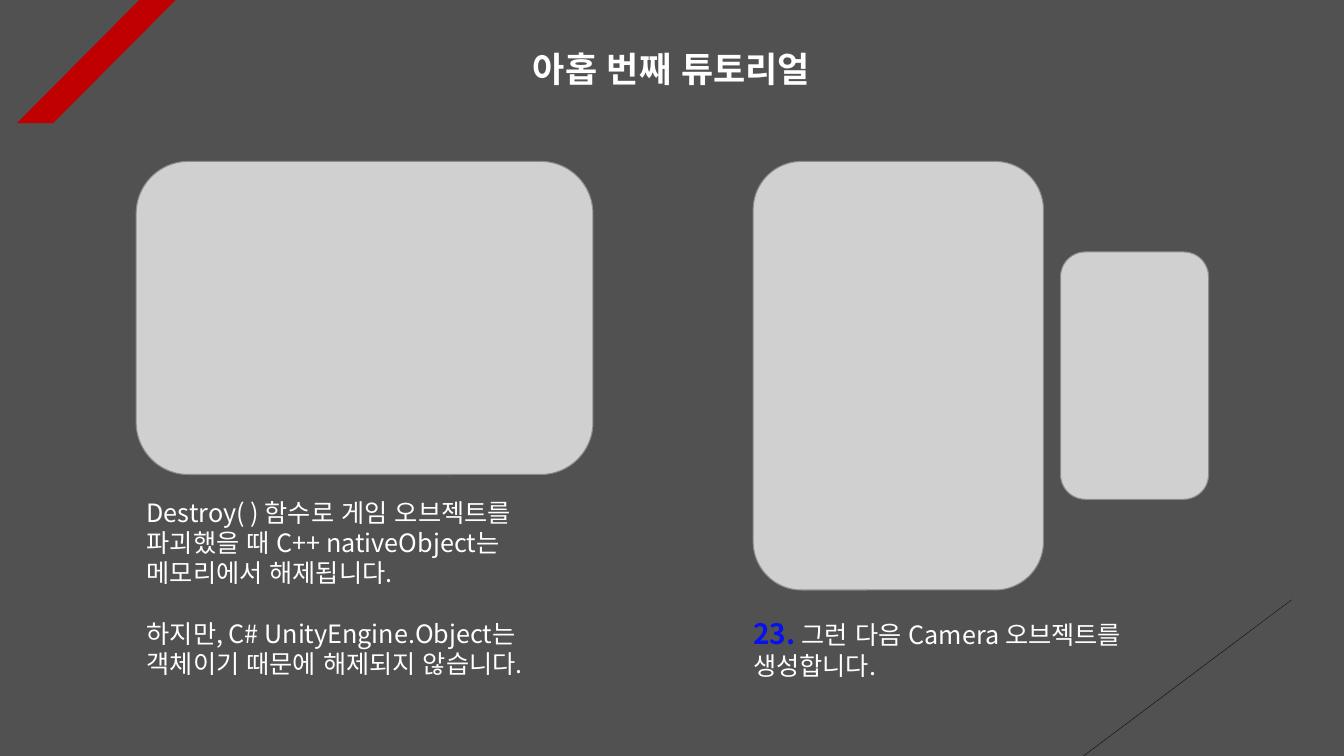
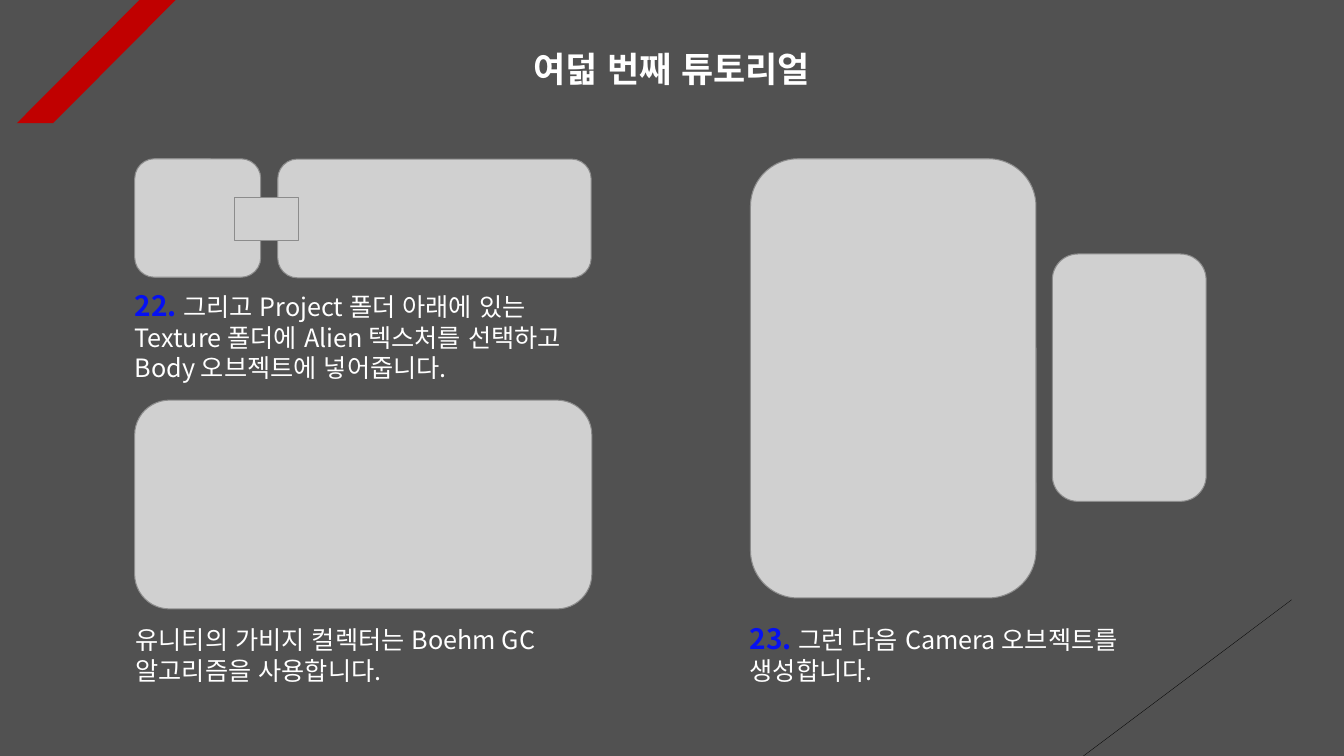
Before and after one commit to Unity2033/3D-UnityEngine, a slide deck: slide 8 of Assets/Instantiate & Destroy/PPT Data/Instatiate and Destroy Example.pptx (slide 9 before the commit). Drawn at 1344x756 pixels with LibreOffice and Linux fonts; fonts in the diff are those of the drawing; grey boxes stand for pictures. Boxes give left, top, right and bottom in pixels: in the first picture for what was removed or moved away, otherwise in the second. Text is boxed around its words. In the diff, an @@ line names an element or a change of style, - is before the commit and + after.

Commit message:
Instantiate and Destroy Tutorial Renewal
- Set a specific wait time for a thread

- Configure to use threads to create
  game objects

- Each PPT data update

- Deleting and adding resource data

```diff
--- a/Assets/Instantiate & Destroy/PPT Data/Instatiate and Destroy Example.pptx
+++ b/Assets/Instantiate & Destroy/PPT Data/Instatiate and Destroy Example.pptx
@@ text at [533,52,810,85]: text changed @@
-아홉 번째 튜토리얼
+여덟 번째 튜토리얼
@@ picture added at [135,158,261,277] @@
@@ picture removed at [136,161,593,475] @@
@@ picture added at [278,159,592,278] @@
@@ picture: place and size @@
-picture at [753,161,1044,590]
+picture at [751,158,1036,598]
@@ picture added at [235,198,298,241] @@
@@ picture: place and size @@
-picture at [1061,252,1209,499]
+picture at [1053,254,1207,501]
@@ text added at [135,295,561,383], 18 pt, text #FFFFFF @@
+22. 그리고 Project 폴더 아래에 있는 Texture 폴더에 Alien 텍스처를 선택하고 Body 오브젝트에 넣어줍니다.
@@ picture added at [135,400,593,609] @@
@@ text removed at [147,501,523,675] @@
-Destroy( ) 함수로 게임 오브젝트를 파괴했을 때 C++ nativeObject는 메모리에서 해제됩니다.
-하지만, C# UnityEngine.Object는 객체이기 때문에 해제되지 않습니다.
@@ text added at [136,628,535,682], 18 pt, text #FFFFFF @@
+유니티의 가비지 컬렉터는 Boehm GC 알고리즘을 사용합니다.
@@ text "23. 그런 다음 Camera 오브젝트를 ...": place and size @@
-text "23. 그런 다음 Camera 오브젝트를 ..." at [753,623,1121,677]
+text "23. 그런 다음 Camera 오브젝트를 ..." at [750,628,1118,682]
```
Also in this commit, not shown: 8 other slides changed, 1 slide added, 3 slides removed, 14 other files.
